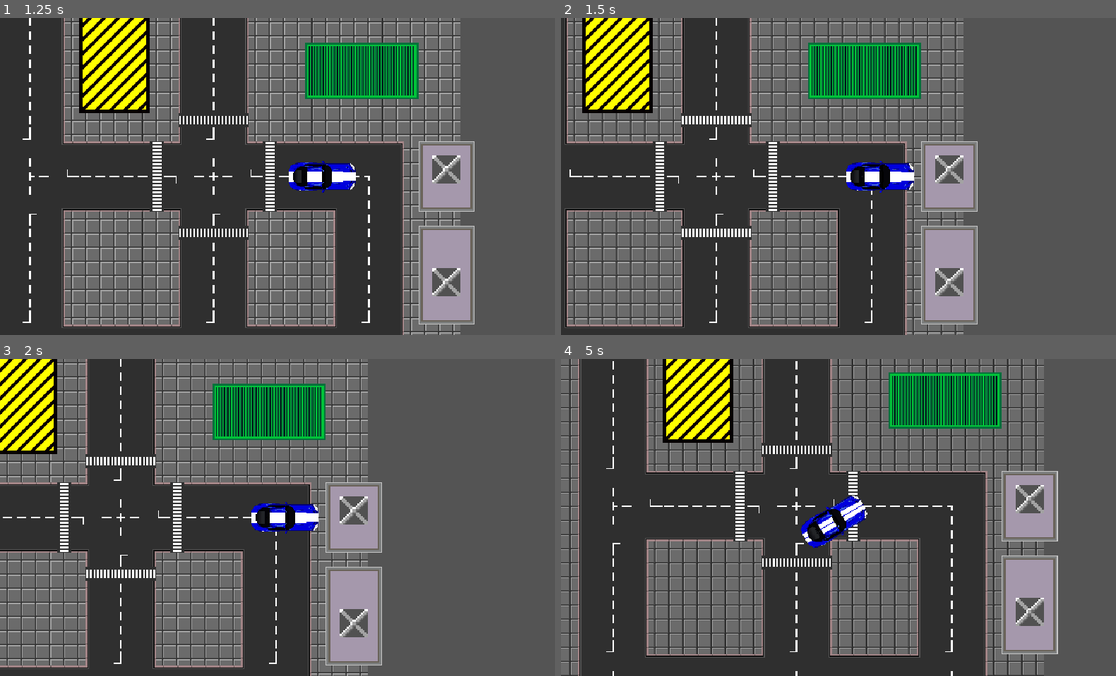
Above: before the commit, frames 1-4 (two rows, left to right).
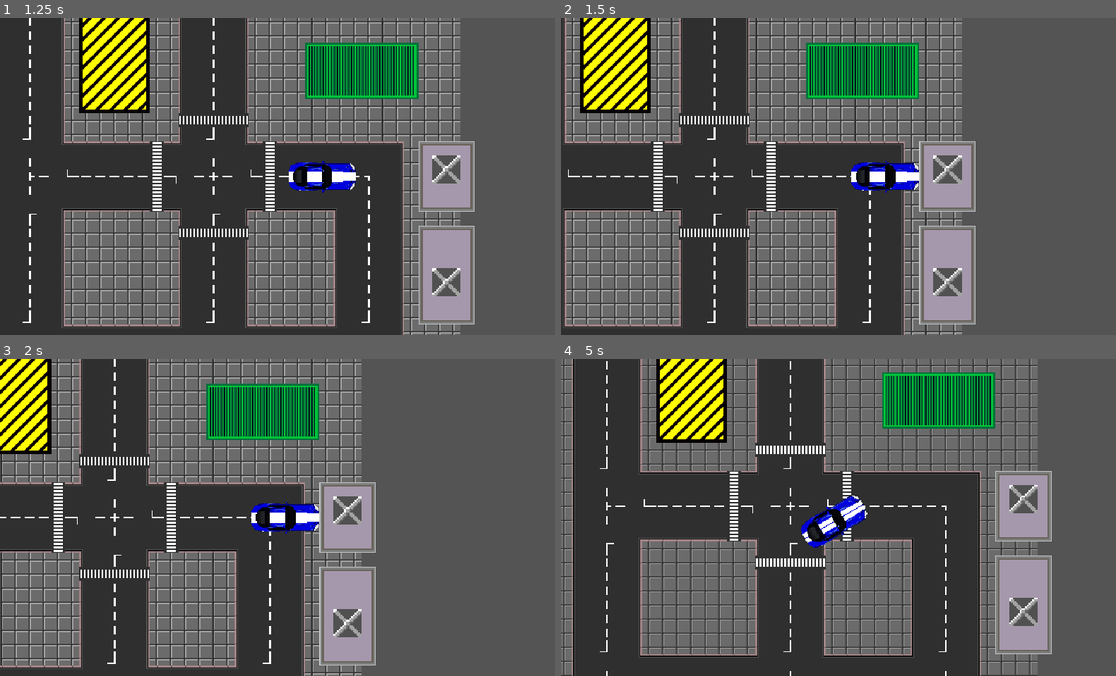
Above: after the commit, the same moments.

Repository: RabbleTeam/BurningHorizonSSS
Game: Godot game, scene res://World/Master_TestWorld.tscn
Two runs of this game, one before a commit and one after it. Both use one fixed random seed, a clock stepped at 60 frames per second and the inputs below.
Inputs:
- Up to frame 1 (1.25 s): tap Enter at 0.5 s; hold W (forward) from 0.53 s (still down)
- Up to frame 2 (1.5 s): keep holding W (forward)
- Up to frame 3 (2 s): keep holding W (forward)
- Up to frame 4 (5 s): release W (forward) at 2.03 s; hold A (left) 2.03-3.53 s; tap Space at 2.75 s; tap Enter at 3.5 s; hold S (backward) 3.53-4.28 s; hold D (right) from 4.28 s (still down)

Frame 1 is identical in both runs. In frame 2, 19% of the frame differs, in the area x 0-76%, y 0-100%; in frame 3, 21%; in frame 4, 27%, in the area x 0-90%, y 0-100%.

Commit message:
Changed player collision

Diff:
--- a/Player/Player.tscn
+++ b/Player/Player.tscn
@@ -5,14 +5,20 @@
 
 [sub_resource type="CapsuleShape2D" id=1]
 radius = 16.0
-height = 60.0
+height = 45.3376
 
 [node name="Player" type="KinematicBody2D"]
 script = ExtResource( 1 )
+__meta__ = {
+"_edit_group_": true
+}
 
 [node name="Sprite" type="Sprite" parent="."]
 scale = Vector2( 0.45, 0.45 )
 texture = ExtResource( 2 )
+__meta__ = {
+"_edit_group_": true
+}
 
 [node name="CollisionShape2D" type="CollisionShape2D" parent="."]
 rotation = 1.5708
